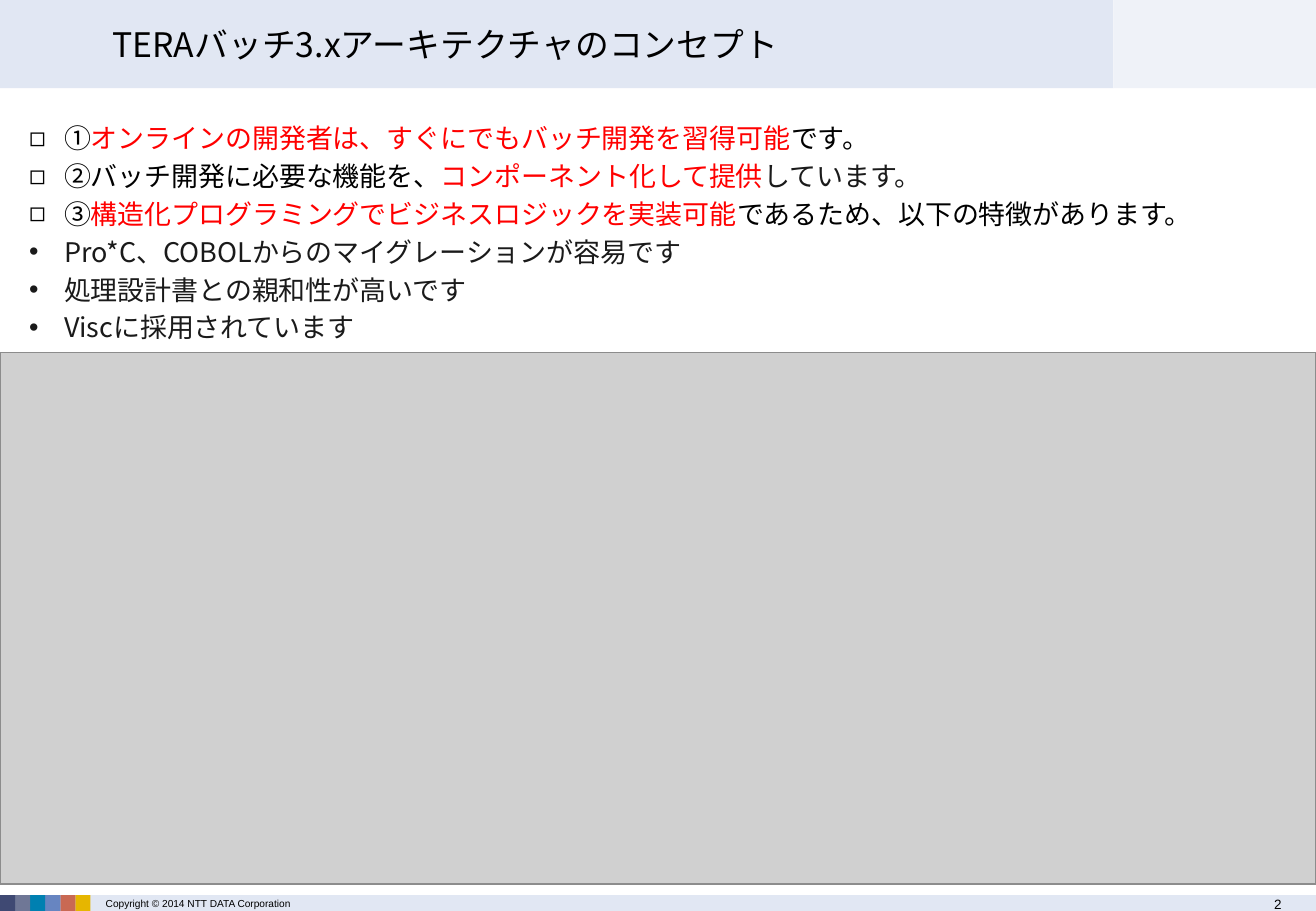
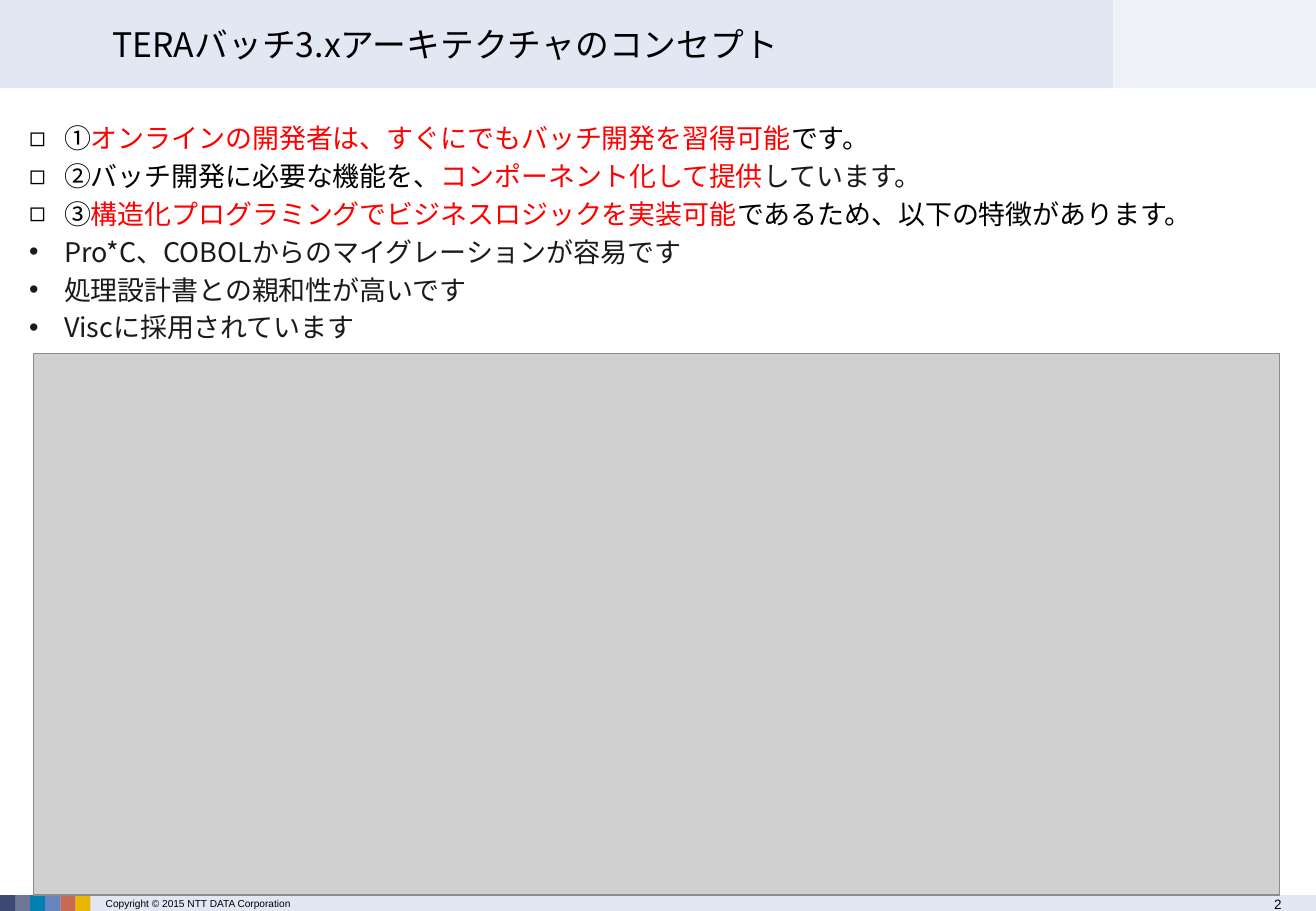
Before and after one commit to terasoluna-batch/terasoluna-doc, a slide deck: slide 2 of architecture/TERASOLUNA Batch Framework for Java Version 3.x 説明資料.pptx. Drawn at 1316x911 pixels with LibreOffice and Linux fonts; fonts in the diff are those of the drawing; grey boxes stand for pictures; background and template pictures are left out. Boxes give left, top, right and bottom in pixels: in the first picture for what was removed or moved away, otherwise in the second. Text is boxed around its words. In the diff, an @@ line names an element or a change of style, - is before the commit and + after.

```diff
--- a/architecture/TERASOLUNA Batch Framework for Java Version 3.x 説明資料.pptx
+++ b/architecture/TERASOLUNA Batch Framework for Java Version 3.x 説明資料.pptx
@@ picture resized from (x1=0, y1=352, x2=1316, y2=885) to (x1=34, y1=354, x2=1281, y2=896) @@
@@ text at (x1=106, y1=900, x2=291, y2=909): text changed @@
-Copyright © 2014 NTT DATA Corporation
+Copyright © 2015 NTT DATA Corporation
```
Also in this commit, not shown: 14 other slides changed, 1 slide added, 1 slide removed, 1 other file.
